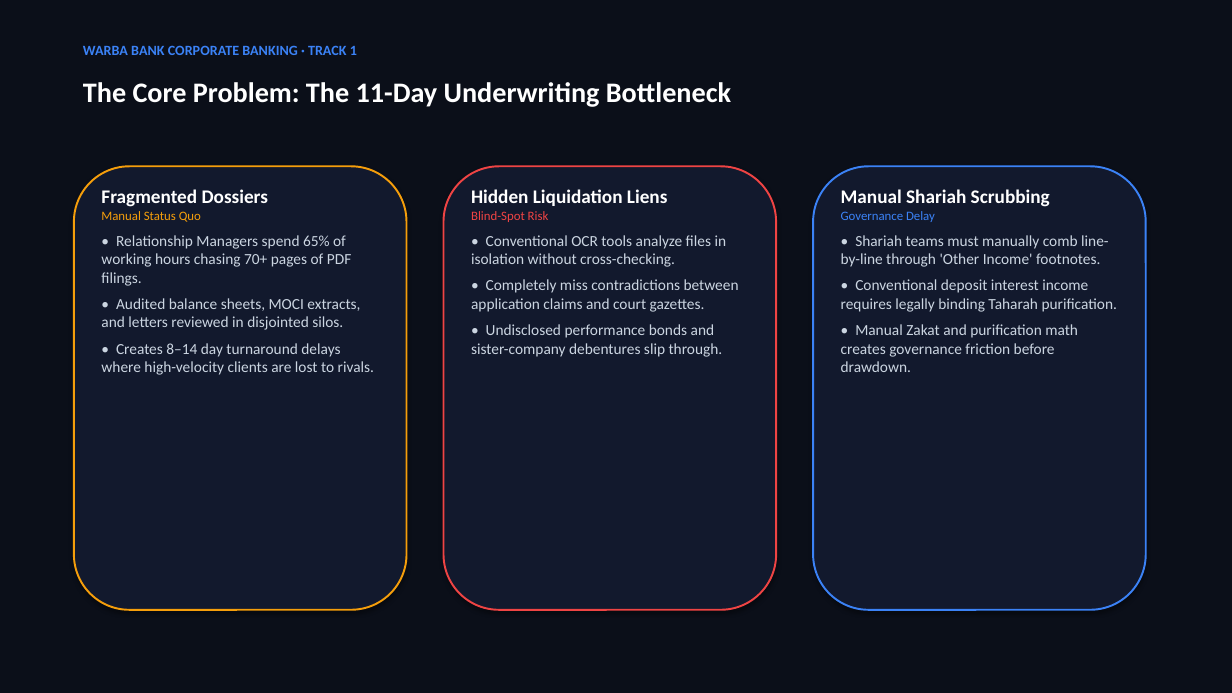
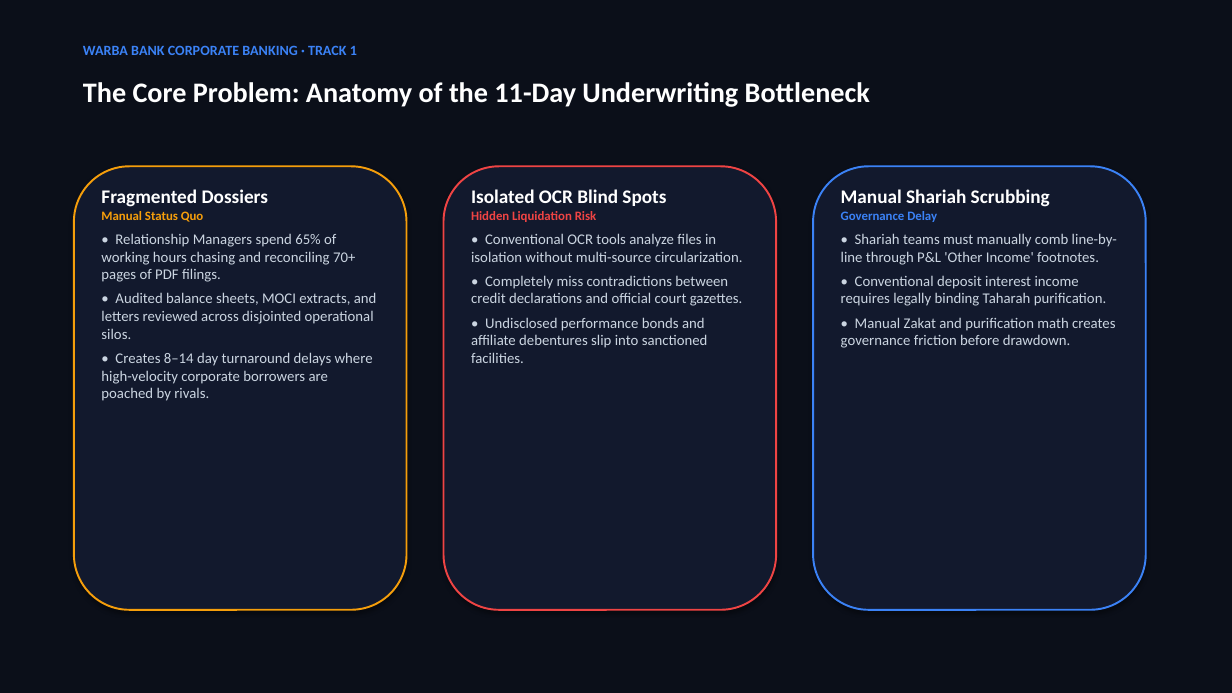
Before and after one commit to najimdeenadam7-wq/sanad, a slide deck: slide 2 of submission/SANAD_Pitch_Deck_Warba_Bank.pptx. Drawn at 1232x693 pixels with LibreOffice and Linux fonts; fonts in the diff are those of the drawing. Boxes give left, top, right and bottom in pixels: in the first picture for what was removed or moved away, otherwise in the second. Text is boxed around its words. In the diff, an @@ line names an element or a change of style, - is before the commit and + after.

Commit message:
docs: add team members (Najimdeen Adam Oyeyemi & Olagunju Temitope) and enterprise tech stack across all submission files and pitch decks

```diff
--- a/submission/SANAD_Pitch_Deck_Warba_Bank.pptx
+++ b/submission/SANAD_Pitch_Deck_Warba_Bank.pptx
@@ text at bbox=[83, 82, 870, 107]: text changed @@
-The Core Problem: The 11-Day Underwriting Bottleneck
+The Core Problem: Anatomy of the 11-Day Underwriting Bottleneck
@@ text "Fragmented Dossiers" at bbox=[101, 189, 377, 401]: bold on in "Manual Status Quo" @@
@@ text at bbox=[471, 189, 743, 363]: text changed; size 12 to 11.5 pt @@
-Hidden Liquidation Liens
-Blind-Spot Risk
-• Conventional OCR tools analyze files in isolation without cross-checking.
-• Completely miss contradictions between application claims and court gazettes.
-• Undisclosed performance bonds and sister-company debentures slip through.
+Isolated OCR Blind Spots
+Hidden Liquidation Risk
+• Conventional OCR tools analyze files in isolation without multi-source circularization.
+• Completely miss contradictions between credit declarations and official court gazettes.
+• Undisclosed performance bonds and affiliate debentures slip into sanctioned facilities.
@@ text at bbox=[101, 233, 377, 401]: text changed; size 12 to 11.5 pt @@
-• Relationship Managers spend 65% of working hours chasing 70+ pages of PDF filings.
-• Audited balance sheets, MOCI extracts, and letters reviewed in disjointed silos.
-• Creates 8–14 day turnaround delays where high-velocity clients are lost to rivals.
+• Relationship Managers spend 65% of working hours chasing and reconciling 70+ pages of PDF filings.
+• Audited balance sheets, MOCI extracts, and letters reviewed across disjointed operational silos.
+• Creates 8–14 day turnaround delays where high-velocity corporate borrowers are poached by rivals.
@@ text at bbox=[841, 233, 1117, 265]: text changed; size 12 to 11.5 pt @@
-• Shariah teams must manually comb line-by-line through 'Other Income' footnotes.
+• Shariah teams must manually comb line-by-line through P&L 'Other Income' footnotes.
@@ text at bbox=[841, 276, 1115, 348]: bold on in "Governance Delay"; size 12 to 11.5 pt in "• Conventional deposit interest income requires legally ...", "• Manual Zakat and purification math creates ..."; less space between paragraphs @@
```
Also in this commit, not shown: 6 other slides changed, 6 slides added, 1 slide removed, 10 other files.
